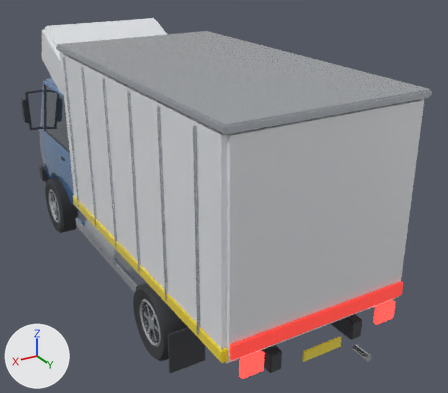
Two versions of the glTF model KenyaStreetSim/Assets/KenyaStreetSim/ImportedModels/RealTraffic/Kenya_Canter_Commercial_Truck.glb, one commit apart.
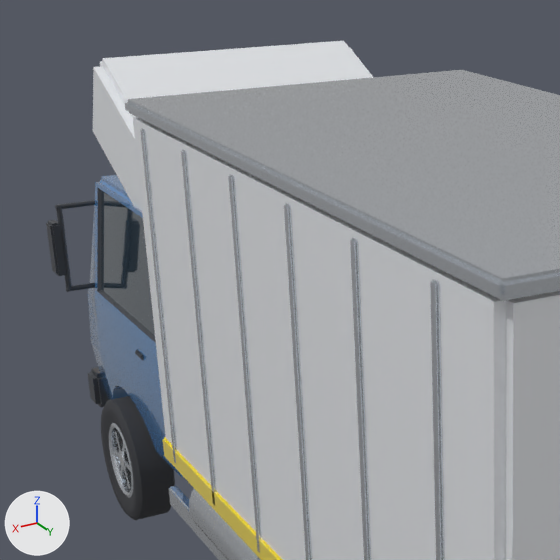
The first picture shows the older version from a 50 mm camera at (3.49, 7.11, 4.59) aimed at (-0.48, 0.49, 1.28). The close-ups show the older and then the newer version on the part from 0% to 56% of the width and 0% to 64% of the height of that picture. Only the edits that show in the close-ups are written down. Arrows for +X, +Y and +Z are at lower left; the lights stay in place. Where no turn or scale is listed for an object, it has been applied to the vertices. Vertices at exactly the same position are counted once.

The scene before the commit, as lines of its bpy script (objects in view):
```python
me_cabwinddeflector_mesh = bpy.data.meshes.new('CabWindDeflector_Mesh')
me_cabwinddeflector_mesh.from_pydata(...)  # 32 vertices, 60 faces; spans x -0.94..0.94, y -0.69..0.69, z -0.31..0.31
me_cabwinddeflector_mesh.materials.append(mat_cargo_boxwhite)  # white #eceff2
me_cargorib__2_7_mesh = bpy.data.meshes.new('CargoRib_-2.7_Mesh')
me_cargorib__2_7_mesh.from_pydata(...)  # 32 vertices, 60 faces; spans x -1.13..1.13, y -0.03..0.03, z -1.05..1.05
me_cargorib__2_7_mesh.materials.append(mat_auto_alloyrim)  # white #e2e7ed
me_sideguard__1_mesh = bpy.data.meshes.new('SideGuard_-1_Mesh')
me_sideguard__1_mesh.from_pydata(...)  # 32 vertices, 60 faces; spans x -0.03..0.03, y -1.14..1.14, z -0.07..0.07
me_sideguard__1_mesh.materials.append(mat_auto_alloyrim)  # white #e2e7ed
ob_cabwinddeflector = bpy.data.objects.new('CabWindDeflector', me_cabwinddeflector_mesh)
ob_cabwinddeflector.parent = ob_kenya_canter_commercial_truck
ob_cabwinddeflector.location = (0.0, 1.92, 2.74)
ob_cabwinddeflector.rotation_euler = (0.419, 0.0, 0.0)  # degrees (24, 0, 0)
ob_cargorib__2_7 = bpy.data.objects.new('CargoRib_-2.7', me_cargorib__2_7_mesh)
ob_cargorib__2_7.location = (0.0, 2.7, 2.04)
ob_sideguard__1 = bpy.data.objects.new('SideGuard_-1', me_sideguard__1_mesh)
ob_sideguard__1.location = (1.02, -0.16, 0.54)
# also in view: 'Wheel_FL.005' at (0.98, -2.25, 0.45); 'CargoRib_-0.6' at (0.0, 0.6, 2.04); 'SafetyStripeYel' at (0.0, 1.06, 1.02); 'CargoRib_-2.0' at (0.0, 2.0, 2.04); 'CargoRib_-1.3' at (0.0, 1.3, 2.04)
```
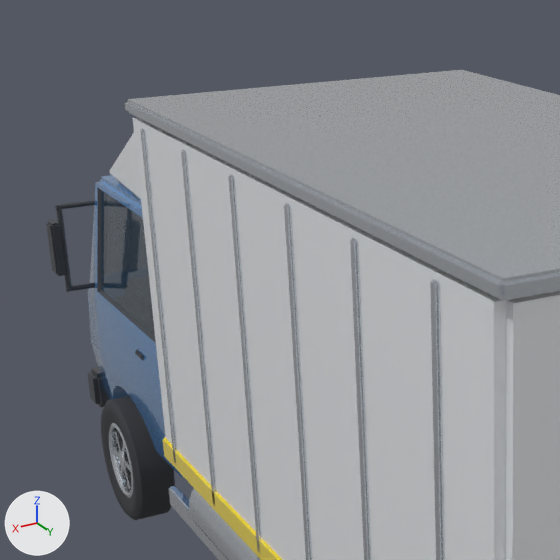
Pixel boxes [x1, y1, x2, y2] of what changed, in the close-ups (560 x 560 px):
'CabWindDeflector', reshaped, moved, turned: before [93, 41, 373, 210]; after [110, 133, 141, 199]
part 1 of me_cabwinddeflector_mesh, deleted: before [93, 41, 373, 210]

The change, as a diff of the scene's bpy script:
```diff
--- a/KenyaStreetSim/Assets/KenyaStreetSim/ImportedModels/RealTraffic/Kenya_Canter_Commercial_Truck.glb.py
+++ b/KenyaStreetSim/Assets/KenyaStreetSim/ImportedModels/RealTraffic/Kenya_Canter_Commercial_Truck.glb.py
@@ me_cabwinddeflector_mesh @@
 # used by ob_cabwinddeflector; parent = ob_kenya_canter_commercial_truck; location = (0.0, 1.92, 2.74); rotation_euler = (0.419, 0.0, 0.0), in degrees (24, 0, 0)
-me_cabwinddeflector_mesh.from_pydata(...)  # 32 vertices, 60 faces; spans x -0.94..0.94, y -0.69..0.69, z -0.31..0.31
+me_cabwinddeflector_mesh.from_pydata(...)  # 94 vertices, 184 faces; spans x -0.96..0.96, y 1.24..2.54, z 2.44..3.14
+# me_cabwinddeflector_mesh part 1: 32 vertices removed from x -0.94..0.94, y -0.69..0.69, z -0.31..0.31
+# other edits to the shape of me_cabwinddeflector_mesh do not show in these pictures
 me_cabwinddeflector_mesh.materials.append(mat_cargo_boxwhite)
@@ ob_cabwinddeflector @@
 ob_cabwinddeflector.parent = ob_kenya_canter_commercial_truck
-ob_cabwinddeflector.location = (0.0, 1.92, 2.74)
-ob_cabwinddeflector.rotation_euler = (0.419, 0.0, 0.0)  # degrees (24, 0, 0)
+ob_cabwinddeflector.location = (0.0, 0.0, 0.0)
```
